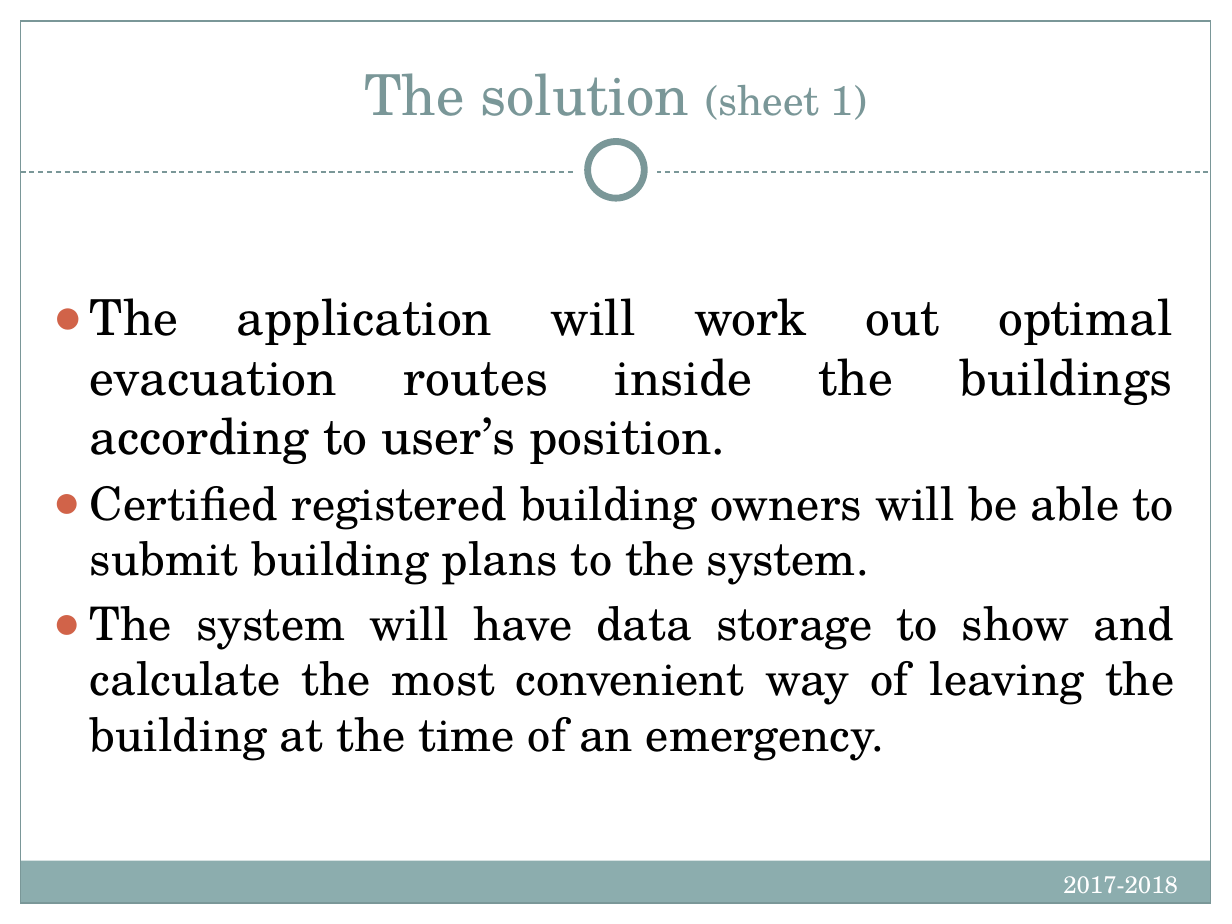
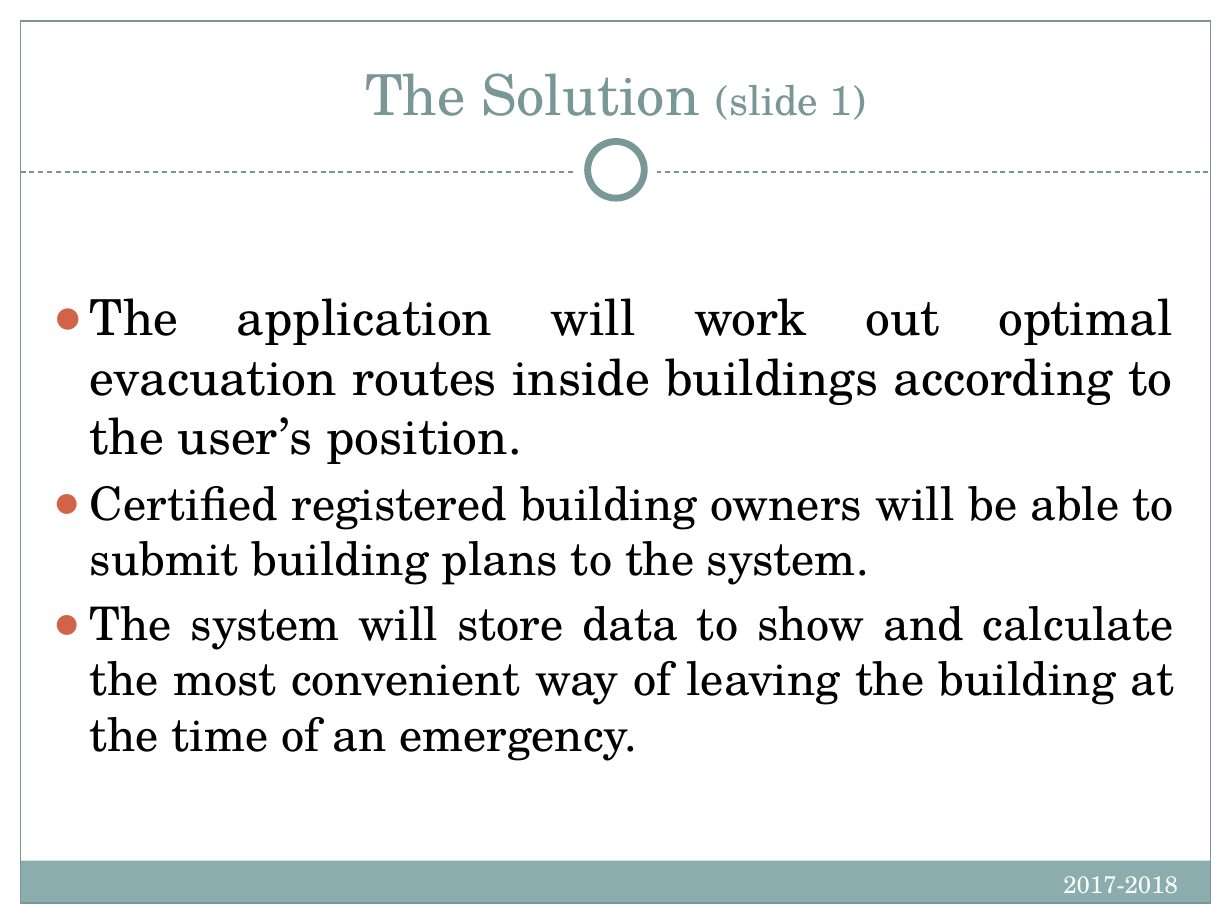
Before and after one commit to kacper97/Escaper, a slide deck: slide 4 of Presentation/IntroSWEng.FinalPresentationTemplate.pptx. Drawn at 1232x924 pixels with LibreOffice and Linux fonts; fonts in the diff are those of the drawing. Boxes give left, top, right and bottom in pixels: in the first picture for what was removed or moved away, otherwise in the second. Text is boxed around its words. In the diff, an @@ line names an element or a change of style, - is before the commit and + after.

```diff
--- a/Presentation/IntroSWEng.FinalPresentationTemplate.pptx
+++ b/Presentation/IntroSWEng.FinalPresentationTemplate.pptx
@@ title at [365,73,866,120]: text changed @@
-The solution (sheet 1)
+The Solution (slide 1)
@@ text at [90,298,1173,464]: text changed @@
-● The application will work out optimal evacuation routes inside the buildings according to user’s position.
+● The application will work out optimal evacuation routes inside buildings according to the user’s position.
@@ text at [90,606,1174,761]: text changed @@
-● The system will have data storage to show and calculate the most convenient way of leaving the building at the time of an emergency.
+● The system will store data to show and calculate the most convenient way of leaving the building at the time of an emergency.
```
Also in this commit, not shown: 15 other slides changed.
